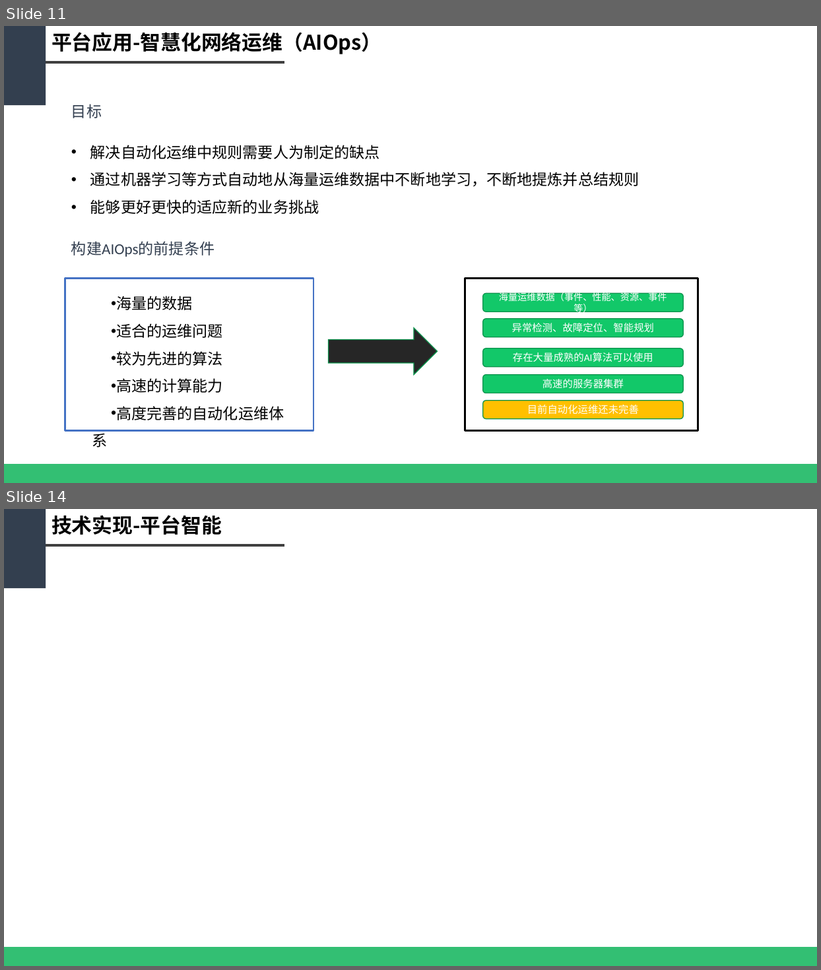
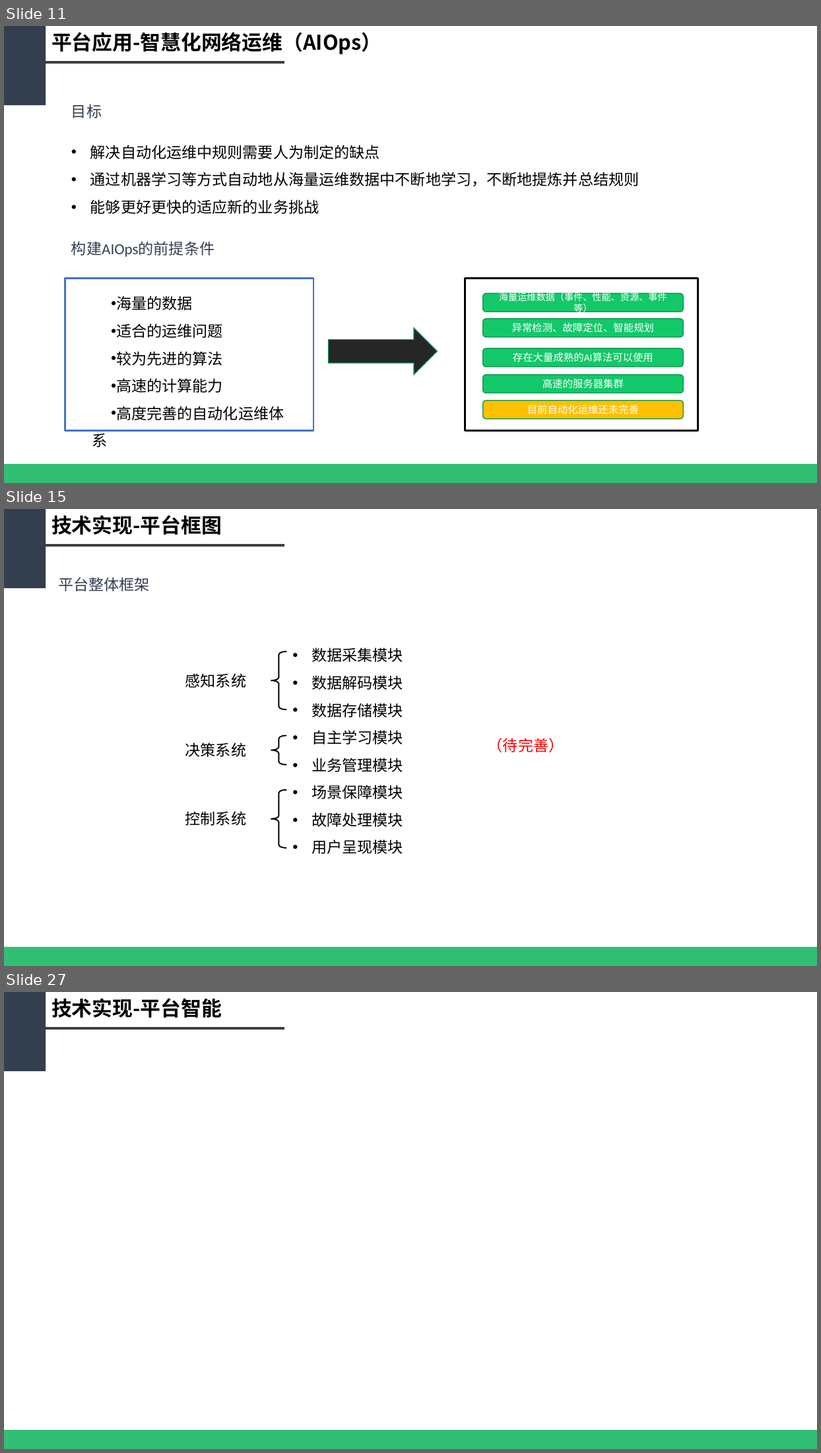
Before and after one commit to WeakX/Ref, a slide deck: 基于大数据的智慧网络运维平台_new[228].pptx. Shown one above the other, each under a label of ours: slides 11 and 14 before the commit, slides 11, 15 and 27 after it; the slides between them are not shown. The pictures are 821x970 and 821x1453 pixels, drawn with LibreOffice and Linux fonts; fonts in the diff are those of the drawing. Boxes give left, top, right and bottom in pixels: in the first picture for what was removed or moved away, otherwise in the second. Text is boxed around its words. In the diff, an @@ line names an element or a change of style, - is before the commit and + after.

```diff
--- a/基于大数据的智慧网络运维平台_new[228].pptx
+++ b/基于大数据的智慧网络运维平台_new[228].pptx
@@ slide 15 added at (4, 509, 817, 966), background #FFFFFF @@
@@ rectangle added at (4, 509, 46, 588), fill #333F50 @@
@@ text added at (52, 515, 222, 535), 24 pt, text #000000, bold @@
+技术实现-平台框图
@@ line added from (46, 545) to (284, 545), #404040 3 pt @@
@@ text added at (58, 577, 150, 591), 18 pt, text #333F50 @@
+平台整体框架
@@ left brace added at (271, 652, 287, 710), outline #000000 1.5 pt @@
@@ text added at (312, 648, 403, 854), 18 pt, text #000000 @@
+• 数据采集模块
+• 数据解码模块
+• 数据存储模块
+• 自主学习模块
+• 业务管理模块
+• 场景保障模块
+• 故障处理模块
+• 用户呈现模块
@@ text added at (186, 673, 246, 688), 18 pt, text #000000 @@
+感知系统
@@ text added at (186, 743, 246, 757), 18 pt, text #000000 @@
+决策系统
@@ left brace added at (271, 736, 287, 765), outline #000000 1.5 pt @@
@@ text added at (488, 738, 564, 753), 18 pt, text #FF0000 @@
+（待完善）
@@ left brace added at (271, 790, 287, 848), outline #000000 1.5 pt @@
@@ text added at (186, 811, 246, 826), 18 pt, text #000000 @@
+控制系统
@@ rectangle added at (4, 948, 817, 966), fill #00B050 at 80% opacity @@
@@ what was slide 14 is now slide 27 @@
```
Also in this commit, not shown: 4 slides changed, 12 other slides added, 1 other file.
